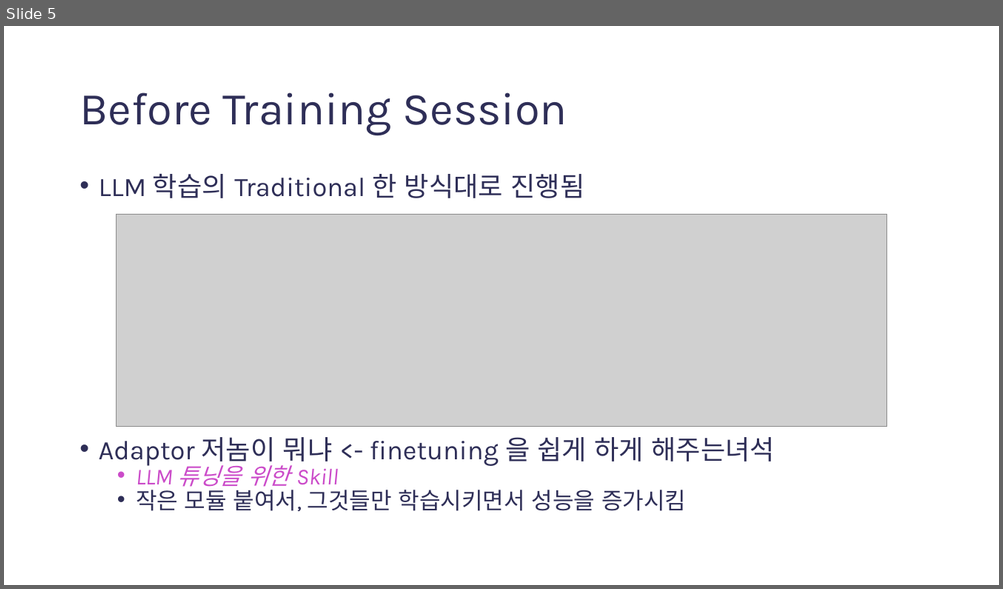
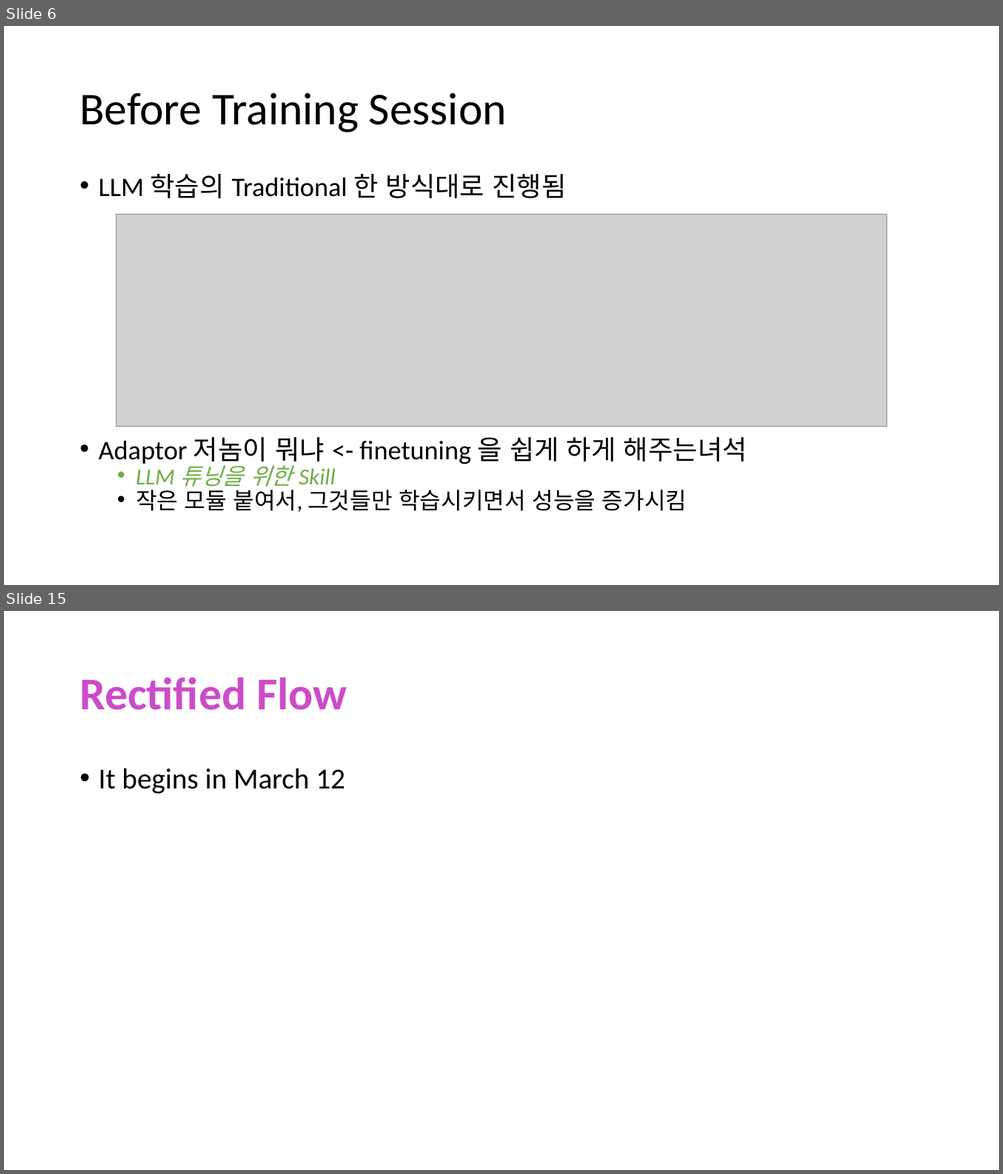
Before and after one commit to gggg8657/study, a slide deck: Studying must go on/Presentation1.pptx. Shown one above the other, each under a label of ours: slide 5 before the commit, slides 6 and 15 after it; the slides between them are not shown. The pictures are 1003x589 and 1003x1174 pixels, drawn with LibreOffice and Linux fonts; fonts in the diff are those of the drawing; grey boxes stand for pictures. Boxes give left, top, right and bottom in pixels: in the first picture for what was removed or moved away, otherwise in the second. Text is boxed around its words. In the diff, an @@ line names an element or a change of style, - is before the commit and + after.

```diff
--- a/Studying must go on/Presentation1.pptx
+++ b/Studying must go on/Presentation1.pptx
@@ slide 15 added at (4, 611, 999, 1170), background #FFFFFF @@
@@ title added at (79, 677, 347, 710), 44 pt, text #CB4CC9, bold @@
+Rectified Flow
@@ text added at (99, 768, 345, 794), 28 pt, text #000000 @@
+• It begins in March 12
@@ what was slide 5 is now slide 6 @@
@@ slide 6 changed as well @@
@@ title "Before Training Session" at (79, 93, 506, 133): font Karla to Calibri, text colour #2E2E57 to #000000 @@
@@ text "LLM 학습의 Traditional 한 방식대로 ..." at (99, 174, 747, 512): font Karla to Calibri; text colour #2E2E57 to #000000 in "LLM 학습의 Traditional 한 방식대로 진행됨", "Adaptor 저놈이 뭐냐 <- finetuning 을 쉽게 ...", "작은 모듈 붙여서, 그것들만 학습시키면서 성능을 증가시킴"; text colour #CB4BC9 to #70AD47 in "LLM 튜닝을 위한 Skill" @@
```
Also in this commit, not shown: 4 other slides changed, 12 other slides added, 2 slides removed, 1 other file.
